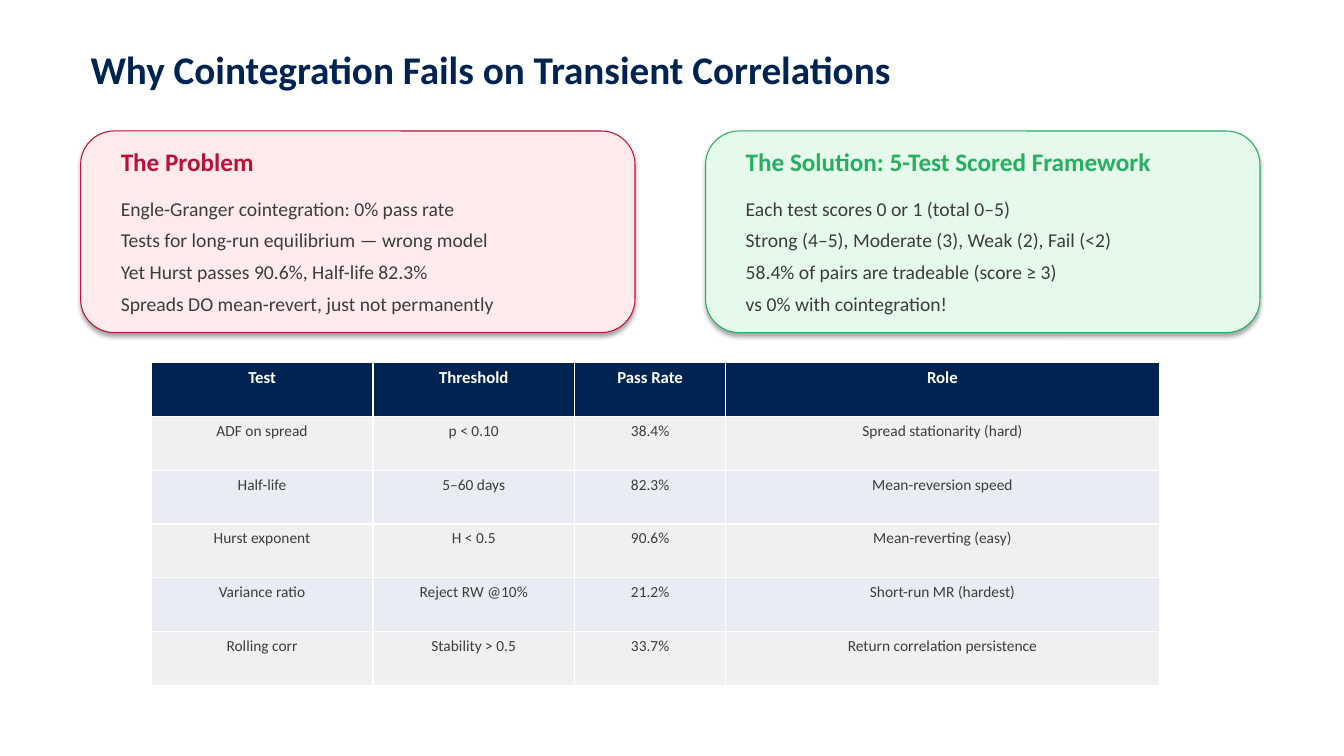
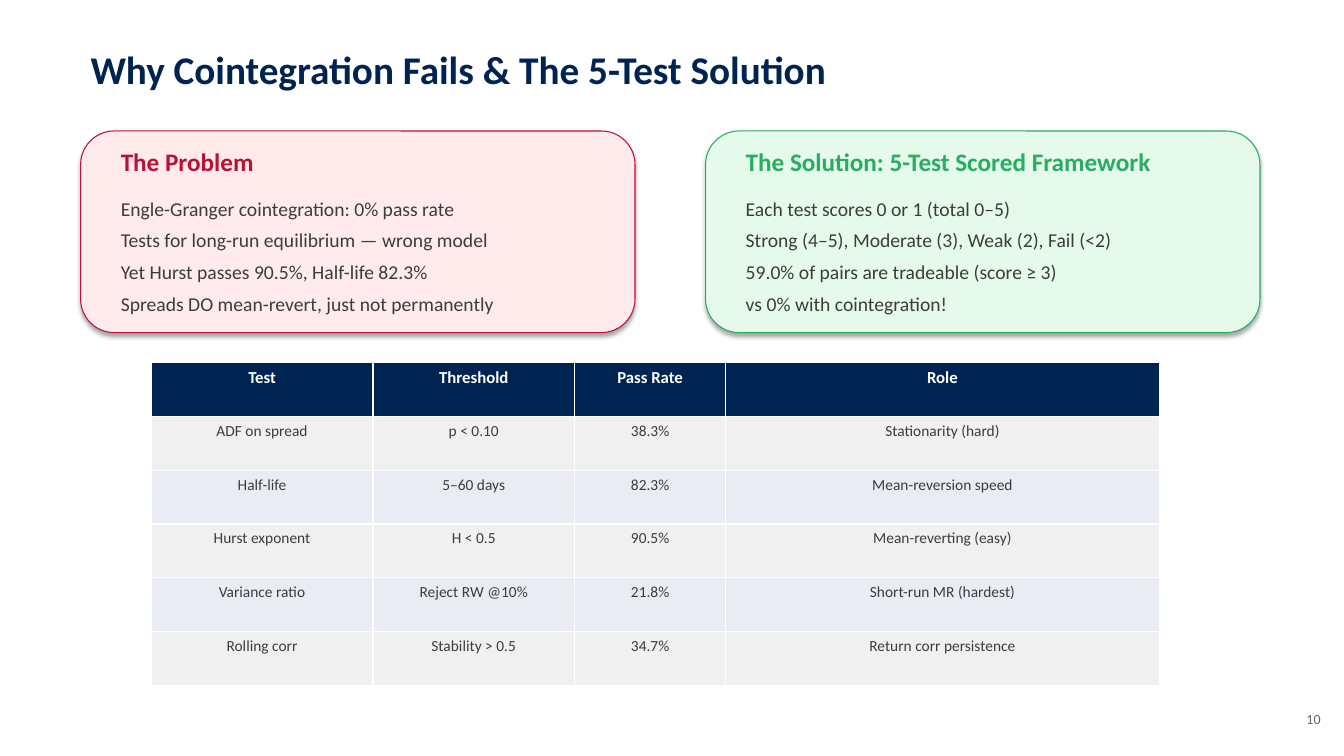
Before and after one commit to jcmcode/pairs-test, a slide deck: slide 10 of deliverables/presentation.pptx (slide 14 before the commit). Drawn at 1344x756 pixels with LibreOffice and Linux fonts; fonts in the diff are those of the drawing. Boxes give left, top, right and bottom in pixels: in the first picture for what was removed or moved away, otherwise in the second. Text is boxed around its words. In the diff, an @@ line names an element or a change of style, - is before the commit and + after.

```diff
--- a/deliverables/presentation.pptx
+++ b/deliverables/presentation.pptx
@@ text at bbox=[91, 56, 826, 91]: text changed @@
-Why Cointegration Fails on Transient Correlations
+Why Cointegration Fails & The 5-Test Solution
@@ text at bbox=[121, 265, 427, 282]: text changed @@
-Yet Hurst passes 90.6%, Half-life 82.3%
+Yet Hurst passes 90.5%, Half-life 82.3%
@@ text at bbox=[746, 265, 1057, 282]: text changed @@
-58.4% of pairs are tradeable (score ≥ 3)
+59.0% of pairs are tradeable (score ≥ 3)
@@ table at bbox=[151, 363, 1159, 686] @@
-row 2, column 3: 38.4%
+row 2, column 3: 38.3%
-row 2, column 4: Spread stationarity (hard)
+row 2, column 4: Stationarity (hard)
-row 4, column 3: 90.6%
+row 4, column 3: 90.5%
-row 5, column 3: 21.2%
+row 5, column 3: 21.8%
-row 6, column 3: 33.7%
+row 6, column 3: 34.7%
-row 6, column 4: Return correlation persistence
+row 6, column 4: Return corr persistence
@@ text added at bbox=[1306, 715, 1320, 724], 10 pt, text #646464 @@
+10
```
Also in this commit, not shown: 17 other slides changed, 2 slides added, 7 slides removed, 15 other files.
